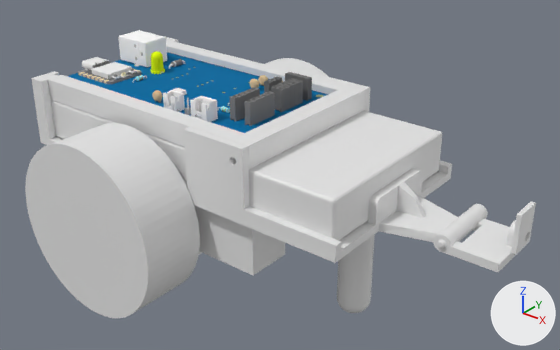
The Blender file 3D-parts/rover.blend as it was, and as the next commit left it.
The view is the same before and after, from a 50 mm lens placed at (194.5, -203.1, 137.2), pointed at (30.5, 1.8, 10.1). Arrows for +X, +Y and +Z are at lower right; the lights stay in place. The older version comes first.
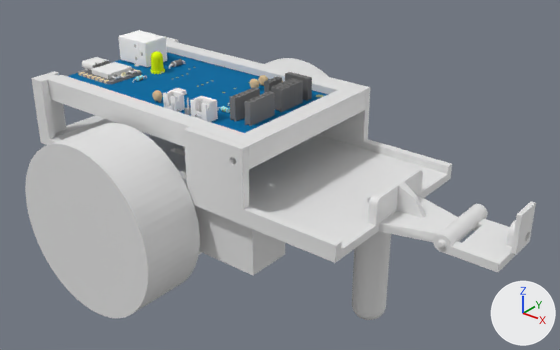
Changed parts and their boxes (x1, y1, x2, y2) in the pictures (560 x 350 px):
'Cube', hidden: before (50, 99, 442, 241)
'Cylinder.004', moved: before (337, 234, 375, 313); after (352, 231, 391, 320)
part 1 of me_cube, cut back: after (249, 150, 390, 223)

The edits, one by one:
me_cube is used by ob_cube_004; location (10.0, 0.0, 12.4).
me_cube had 1062 vertices, 733 faces and spanned x -73.0..98.0, y -37.0..37.0, z -1.0..26.0.
me_cube now has 1128 vertices, 767 faces and spans x -73.0..98.0, y -37.0..37.0, z -1.0..26.0.
Part 1, on me_cube:
62 vertices are removed from x 55.0..58.0, y -1.0..1.0, z -1.0..2.0.
51 faces are deleted.
2 vertices move from x 57.0, y -1.0..1.0, z -1.0 to x 64.0, y -2.0..2.0, z -1.0.
128 vertices are added at x 61.0..66.0, y -3.0..3.0, z -1.0..2.0.
85 new faces join them.
Other edits to the shape of me_cube do not show in these pictures.
Object 'Cube' (ob_cube) is now hidden.
Object 'Cylinder.004' (ob_cylinder_004) moves from (66.8, 0.0, -11.3) to (73.4, 0.0, -11.3).
